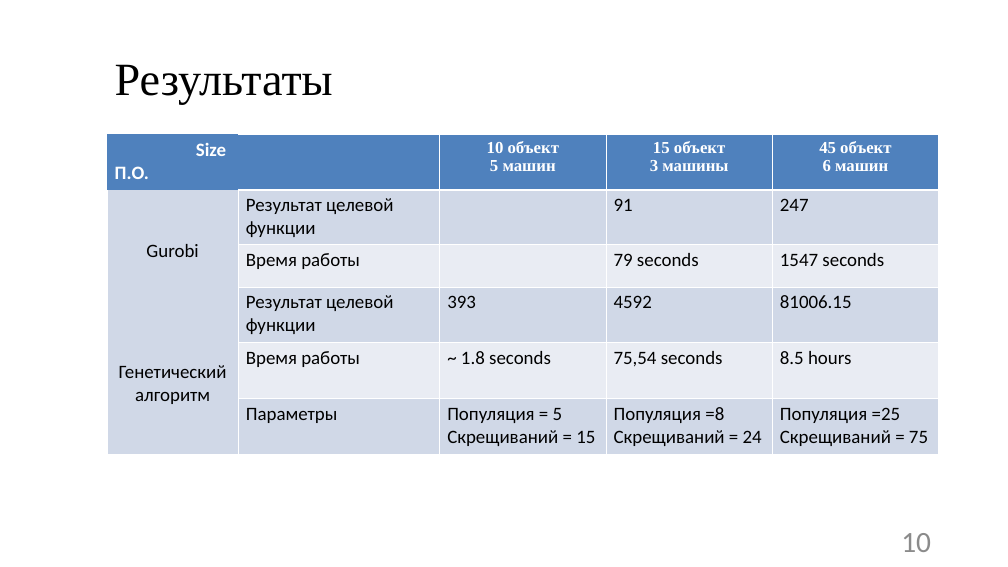
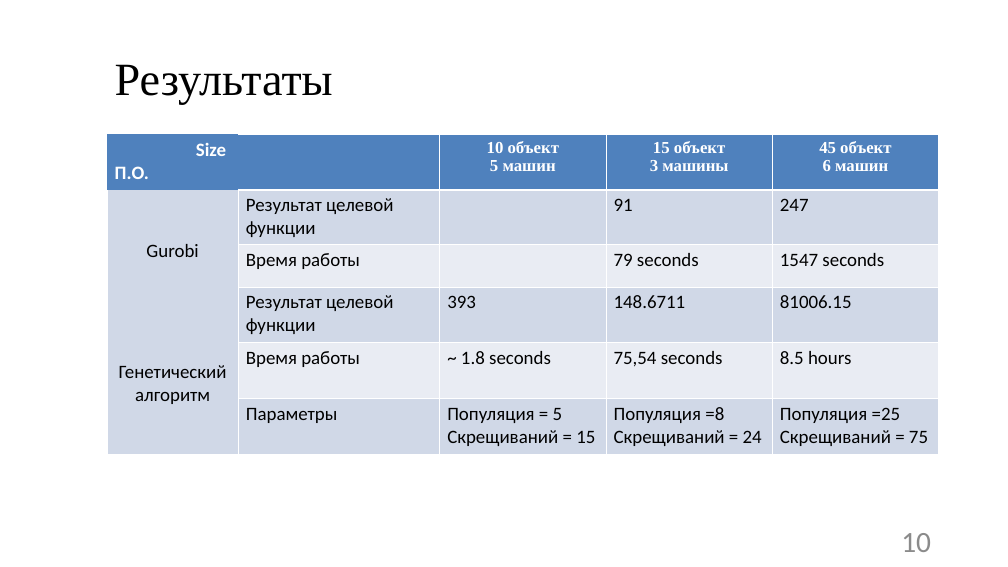
Before and after one commit to nikitka406/diplom, a slide deck: slide 10 of cpeck/diplom.pptx. Drawn at 1008x567 pixels with LibreOffice and Linux fonts; fonts in the diff are those of the drawing. Boxes give left, top, right and bottom in pixels: in the first picture for what was removed or moved away, otherwise in the second. Text is boxed around its words. In the diff, an @@ line names an element or a change of style, - is before the commit and + after.

```diff
--- a/cpeck/diplom.pptx
+++ b/cpeck/diplom.pptx
@@ table at (107,135,939,454) @@
-row 4, column 4: 4592
+row 4, column 4: 148.6711
```
Also in this commit, not shown: 4 other files.
